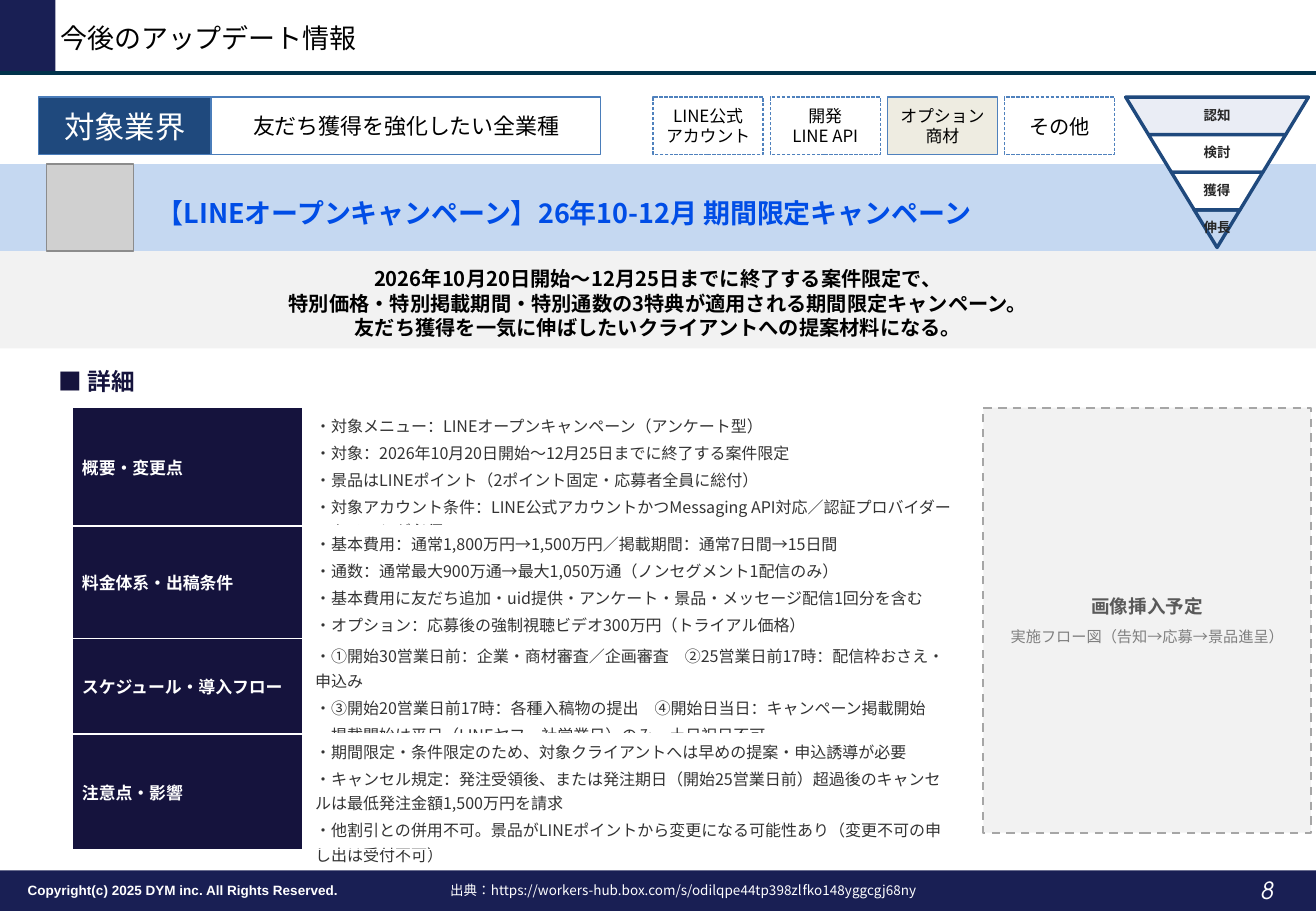
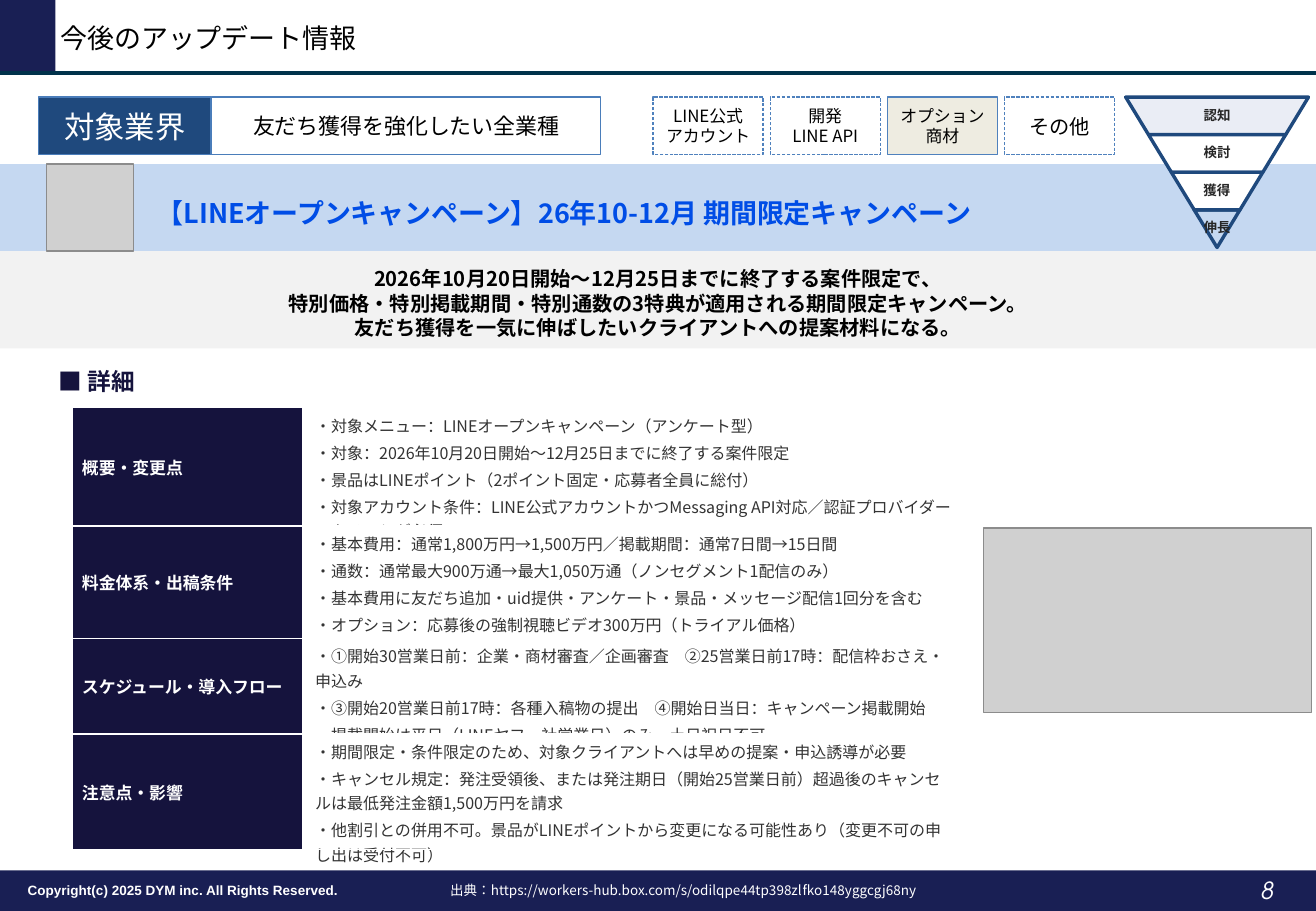
Before and after one commit to tonomura-r-dev/folder, a slide deck: slide 8 of LINEOA媒体最新情報_2026年9月トレンドレポート.pptx. Drawn at 1316x911 pixels with LibreOffice and Linux fonts; fonts in the diff are those of the drawing; grey boxes stand for pictures; background and template pictures are left out. Boxes give left, top, right and bottom in pixels: in the first picture for what was removed or moved away, otherwise in the second. Text is boxed around its words. In the diff, an @@ line names an element or a change of style, - is before the commit and + after.

```diff
--- a/LINEOA媒体最新情報_2026年9月トレンドレポート.pptx
+++ b/LINEOA媒体最新情報_2026年9月トレンドレポート.pptx
@@ rectangle removed at <box>984,408,1312,834</box> @@
-画像挿入予定
-実施フロー図（告知→応募→景品進呈）
@@ picture added at <box>984,529,1312,713</box> @@
```
Also in this commit, not shown: 5 other slides changed, 8 other files.
